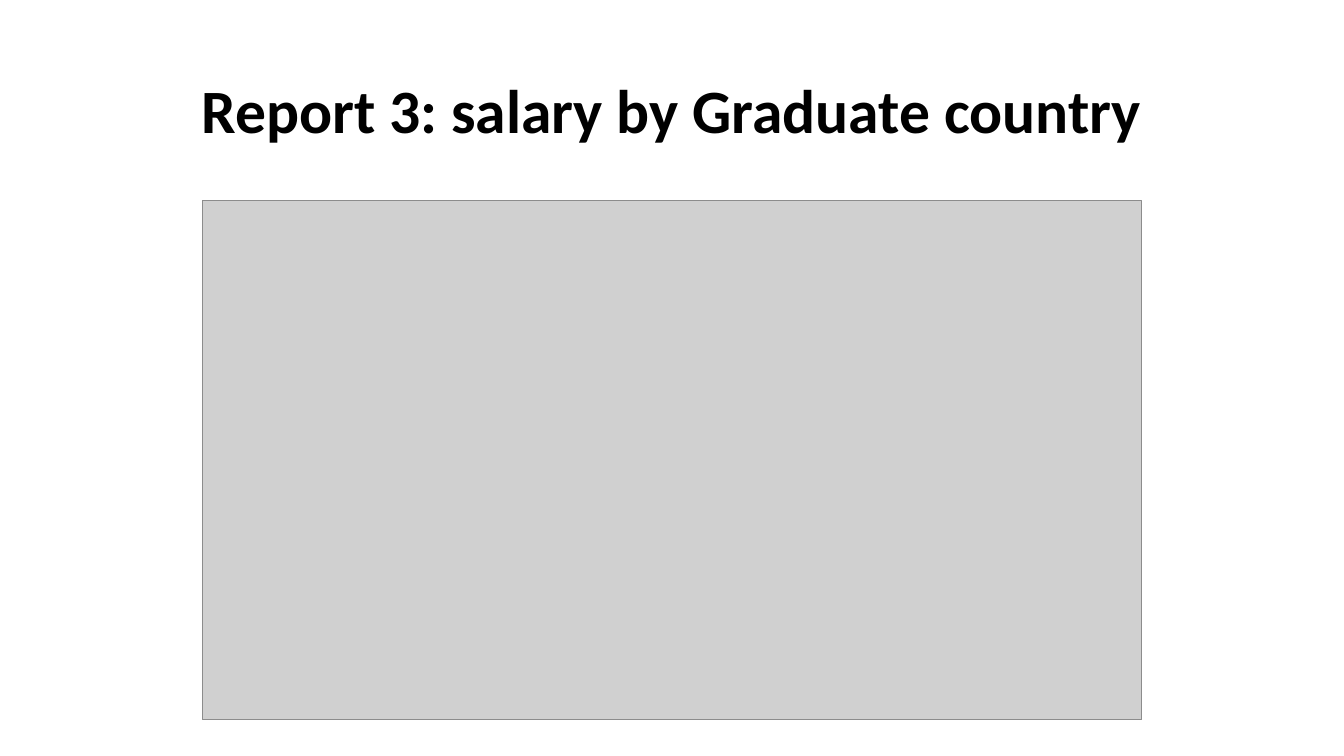
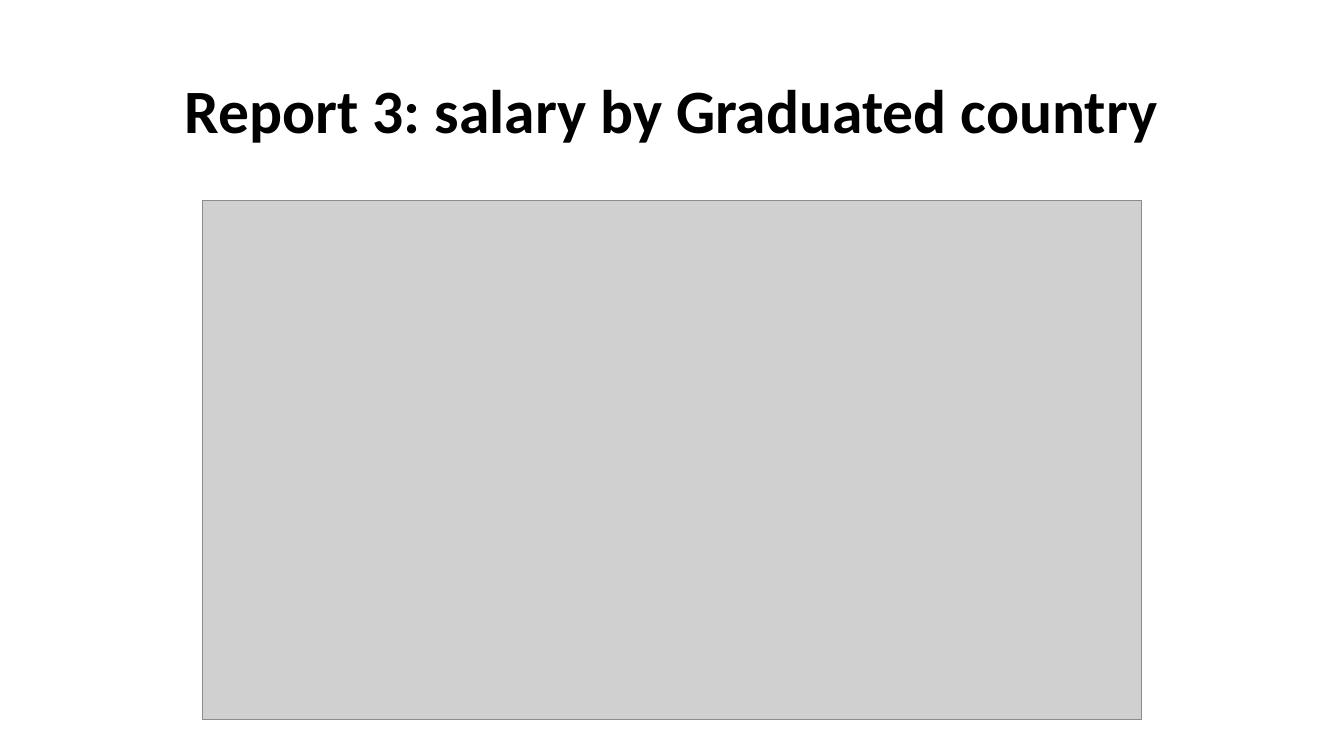
Before and after one commit to kimteespk/DADS5001-Data-Analytics-and-Data-Science-Tools-and-Programming, a slide deck: slide 10 of 12-PowerBI/DSTools-Power-BI.pptx (slide 9 before the commit). Drawn at 1344x756 pixels with LibreOffice and Linux fonts; fonts in the diff are those of the drawing; grey boxes stand for pictures. Boxes give left, top, right and bottom in pixels: in the first picture for what was removed or moved away, otherwise in the second. Text is boxed around its words. In the diff, an @@ line names an element or a change of style, - is before the commit and + after.

```diff
--- a/12-PowerBI/DSTools-Power-BI.pptx
+++ b/12-PowerBI/DSTools-Power-BI.pptx
@@ title at <box>185,89,1158,143</box>: text changed @@
-Report 3: salary by Graduate country
+Report 3: salary by Graduated country
```
Also in this commit, not shown: 7 other slides changed, 2 slides added.
